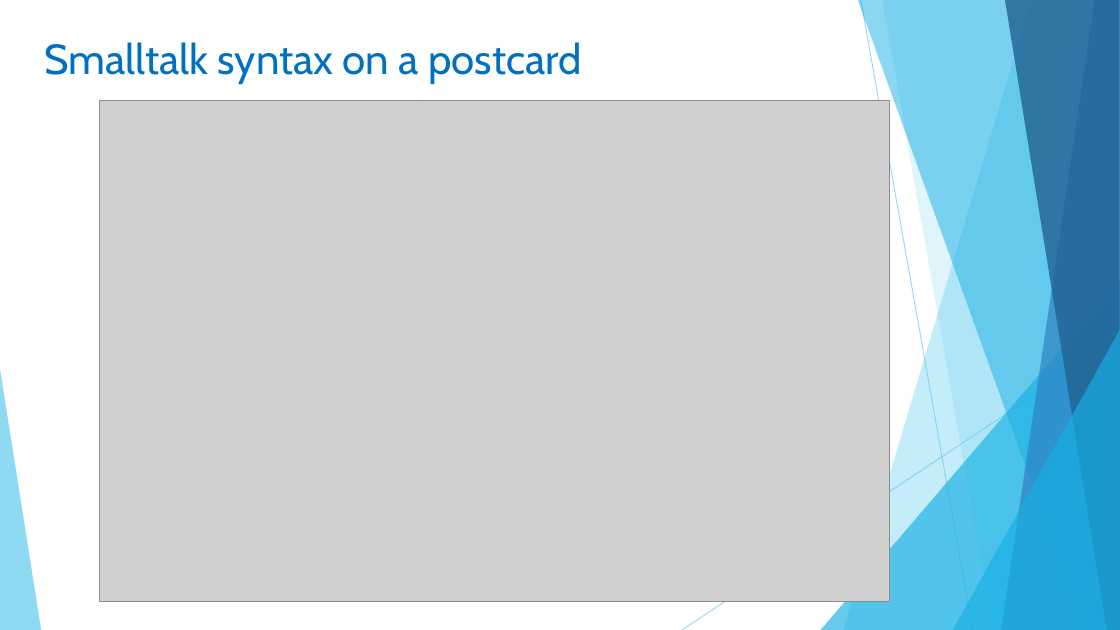
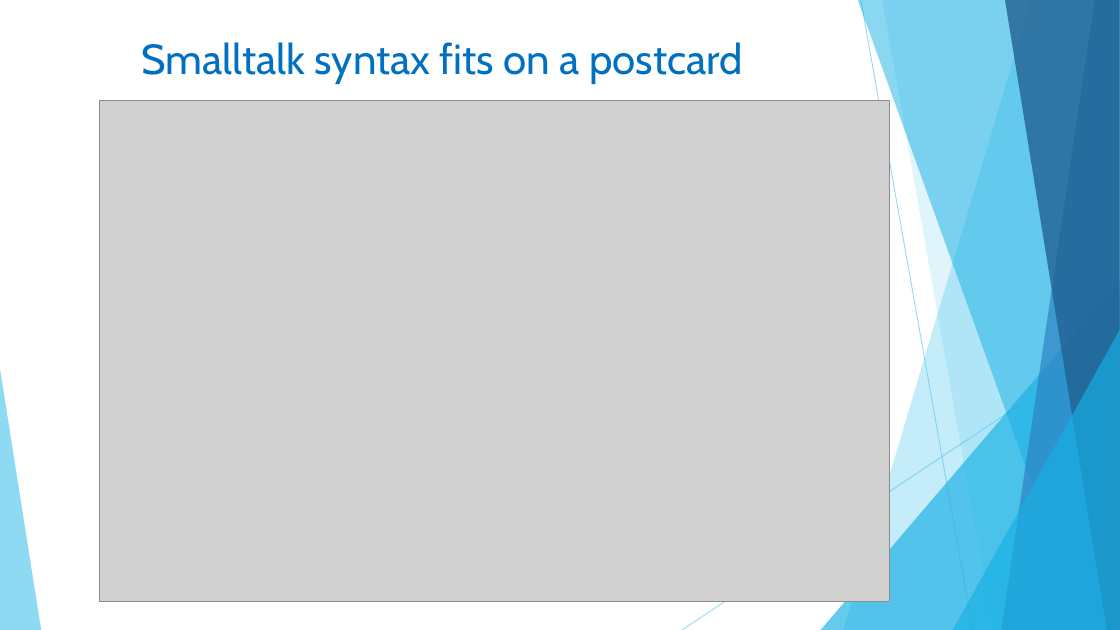
Before and after one commit to Small-JS/SmallJS, a slide deck: slide 8 of Documentation/Why_SmallJS.pptx (slide 5 before the commit). Drawn at 1120x630 pixels with LibreOffice and Linux fonts; fonts in the diff are those of the drawing; grey boxes stand for pictures. Boxes give left, top, right and bottom in pixels: in the first picture for what was removed or moved away, otherwise in the second. Text is boxed around its words. In the diff, an @@ line names an element or a change of style, - is before the commit and + after.

```diff
--- a/Documentation/Why_SmallJS.pptx
+++ b/Documentation/Why_SmallJS.pptx
@@ title at box(141, 42, 742, 84): text changed @@
-Smalltalk syntax on a postcard
+Smalltalk syntax fits on a postcard
```
Also in this commit, not shown: 7 other slides changed, 5 slides added, 2 other files.
